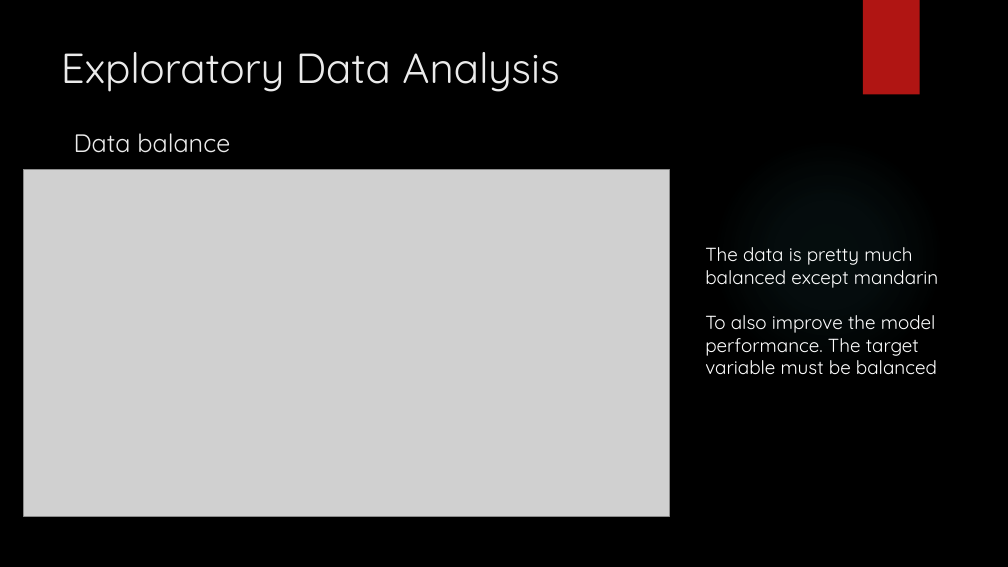
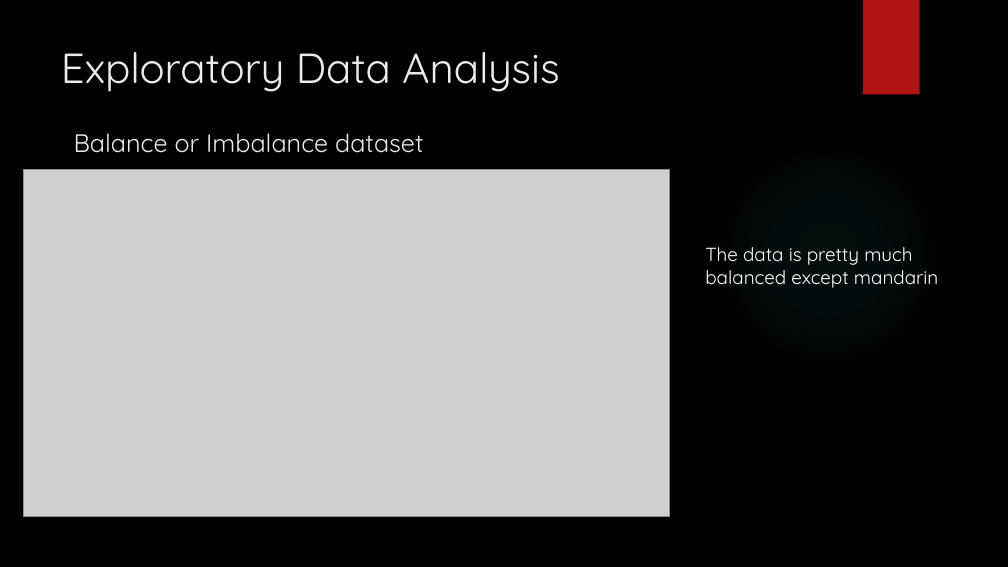
Before and after one commit to SelectTshepo/Presentation, a slide deck: slide 8 of Presentation.pptx (slide 7 before the commit). Drawn at 1008x567 pixels with LibreOffice and Linux fonts; fonts in the diff are those of the drawing; grey boxes stand for pictures; background and template pictures are left out. Boxes give left, top, right and bottom in pixels: in the first picture for what was removed or moved away, otherwise in the second. Text is boxed around its words. In the diff, an @@ line names an element or a change of style, - is before the commit and + after.

```diff
--- a/Presentation.pptx
+++ b/Presentation.pptx
@@ text at bbox=[74, 133, 423, 153]: text changed @@
-Data balance
+Balance or Imbalance dataset
@@ text at bbox=[705, 315, 937, 374]: paragraph removed @@
-To also improve the model performance. The target variable must be balanced
```
Also in this commit, not shown: 10 other slides changed, 6 slides added, 2 slides removed.
